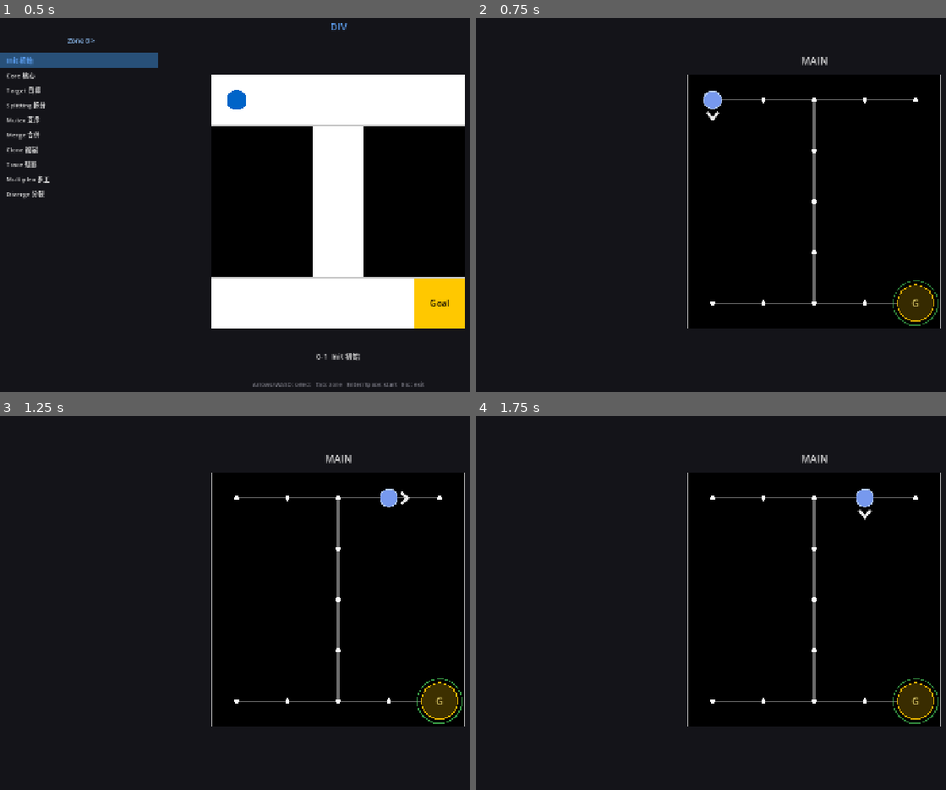
Above: before the commit, frames 1-4 (two rows, left to right).
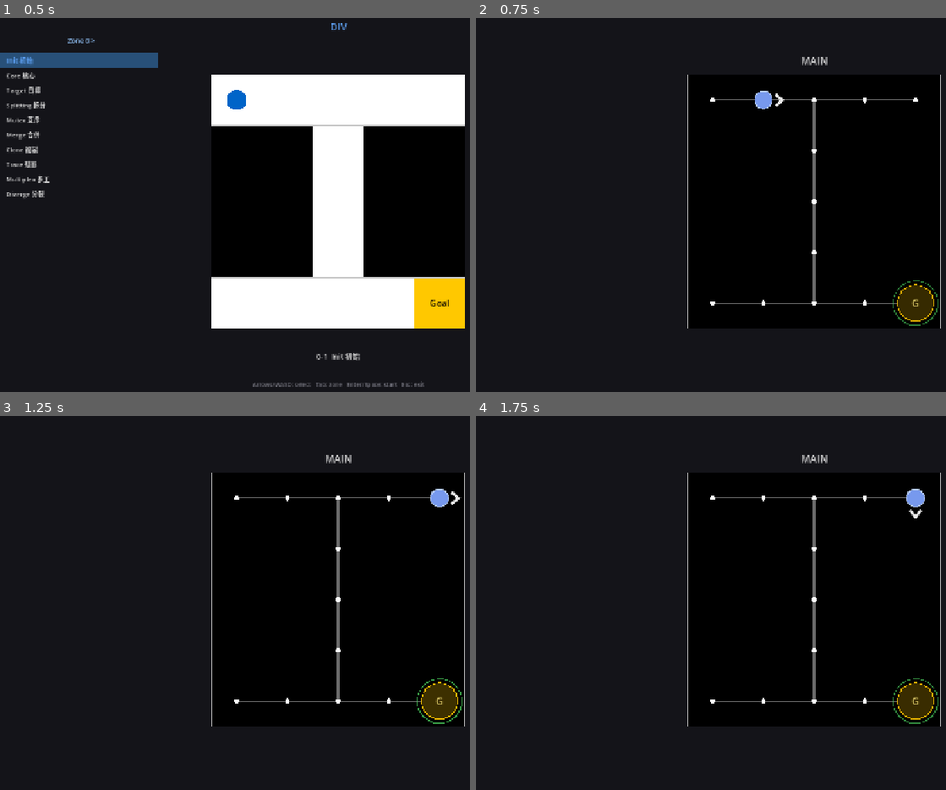
Above: after the commit, the same moments.

Repository: Periodev/DIV
Game: Godot game, scene res://scenes/main.tscn
The game is run twice, just before and just after one commit, with the same random seed, the same clock (stepped at 60 frames per second) and the same inputs.
Inputs:
- Up to frame 1 (0.5 s): no input
- Up to frame 2 (0.75 s): tap Enter at 0.5 s; hold D from 0.53 s (still down); tap R at 0.6 s
- Up to frame 3 (1.25 s): keep holding D; tap Space at 0.77 s; tap V at 0.8 s
- Up to frame 4 (1.75 s): release D at 1.28 s; hold S from 1.28 s (still down); tap V at 1.35 s; tap Space at 1.52 s; tap F at 1.55 s

Frame 1 is identical in both runs. In frame 2, 0.4% of the frame differs, in the area x 48-66%, y 19-28%; in frame 3, 0.4%, in the area x 80-99%, y 19-25%; in frame 4, 0.4%.

Commit message:
feat: F1 level desc overlay, fix garbled hints, hint box key labels
- Add LevelDescOverlay.gd: F1 toggles a styled panel showing level name
  and objective; any key closes it
- Fix corrupted Chinese in GameController.gd (放下/收束/撿取/V分裂/V合併 etc.)
- Speed up held-key repeat: 0.20s → 0.133s (~8 frames)
- Hint boxes: add brackets to all key labels ([V]/[M]/[F]/< [Tab]/[Tab] >)
- Diverge hint text color: dark brown → white when active

Co-Authored-By: Claude Sonnet 4.6 <noreply@anthropic.com>

Diff:
--- a/godot/scripts/GameController.gd
+++ b/godot/scripts/GameController.gd
@@ -91,7 +91,7 @@
 	failed_action_style = "cell"
 	falling_boxes.clear()
 	just_undid = false
-	_check_charge_pickup(main_branch)  # 初始站在充能格直接給 charge
+	_check_charge_pickup(main_branch)  # ?��?站在?�能?�直?�給 charge
 	_save_snapshot()
 
 
@@ -201,7 +201,8 @@
 		return false
 
 	if div_points < 1:
-		return false           # No charge — silent fail
+		_trigger_player_fail_flash(main_branch)
+		return false           # No charge
 
 	div_points -= 1            # Consume one charge
 
@@ -251,24 +252,30 @@
 	if mode == "fetch":
 		var focused_held := focused.get_held_items()
 		var other_held   := other.get_held_items()
-		var total_items  := 0
+		var fetch_uids: Array[int] = _fetch_uids_from_other(focused_held, other_held)
+		# Fetch merge must actually fetch from the other branch; never degrade to normal merge.
+		if fetch_uids.is_empty():
+			_trigger_player_fail_flash(focused)
+			return false
 		var union: Array[int] = focused_held.duplicate()
-		for uid in other_held:
+		for uid in fetch_uids:
 			if not union.has(uid):
 				union.append(uid)
-		total_items = union.size()
+		var total_items: int  = union.size()
 		if total_items > Physics.effective_capacity(focused):
+			_trigger_player_fail_flash(focused)
 			return false
-		merged   = Timeline.merge_fetch(focused, other, union)
+		merged   = Timeline.merge_fetch(focused, other, fetch_uids)
 		log_char = "F"
 	else:
 		merged   = Timeline.merge_normal(focused, other)
 		log_char = "C"
 
 	if _has_player_on_ground_box_after_merge(merged):
+		_trigger_player_fail_flash(focused)
 		return false
 	if not _merge_respects_storage_capacity(merged):
-		_trigger_flash(merged.get_player().pos)
+		_trigger_player_fail_flash(focused)
 		return false
 
 	main_branch   = merged
@@ -301,19 +308,20 @@
 		return false
 	var focused := get_active_branch()
 	var other   := sub_branch if current_focus == 0 else main_branch
-	var f_held  := focused.get_held_items()
-	var o_held  := other.get_held_items()
-	if not f_held.is_empty() or o_held.is_empty():
+	var f_held: Array[int] = focused.get_held_items()
+	var o_held: Array[int] = other.get_held_items()
+	var fetch_uids: Array[int] = _fetch_uids_from_other(f_held, o_held)
+	if fetch_uids.is_empty():
 		return false
 	var union: Array[int] = []
 	for uid in f_held:
 		union.append(uid)
-	for uid in o_held:
+	for uid in fetch_uids:
 		if not union.has(uid):
 			union.append(uid)
 	if union.size() > Physics.effective_capacity(focused):
 		return false
-	var merged := Timeline.merge_fetch(focused, other, union)
+	var merged := Timeline.merge_fetch(focused, other, fetch_uids)
 	if _has_player_on_ground_box_after_merge(merged):
 		return false
 	return _merge_respects_storage_capacity(merged)
@@ -379,7 +387,7 @@
 	else:
 		# Flash if blocked by NO_CARRY
 		if is_holding and active.terrain.get(target_pos, Enums.TerrainType.FLOOR) == Enums.TerrainType.NO_CARRY:
-			_trigger_flash(active.get_player().pos, "player_square")
+			_trigger_player_fail_flash(active)
 		return false
 
 
@@ -399,17 +407,22 @@
 		if on_no_carry and active.get_held_items().is_empty():
 			var front_pos := player_pos + active.get_player().direction
 			if active.find_box_at(front_pos) != null:
-				_trigger_flash(player_pos, "player_circle")
+				_trigger_player_fail_flash(active)
 	return result
 
 
 func handle_drop() -> bool:
 	var active := get_active_branch()
+	var held_count: int = active.get_held_items().size()
+	var front_pos: Vector2i = active.get_player().pos + active.get_player().direction
 	var result := GameLogic.try_drop(active)
 	if result:
 		_log_input("O")
 		_save_snapshot()
 		state_changed.emit()
+	else:
+		if held_count > 0 and Physics.collision_at(front_pos, active) > 0:
+			_trigger_player_fail_flash(active)
 	return result
 
 
@@ -572,6 +585,24 @@
 	failed_action_style = style
 
 
+func _trigger_player_fail_flash(branch: BranchState) -> void:
+	if branch == null:
+		return
+	var player := branch.get_player()
+	if player == null:
+		return
+	var style: String = "player_square" if not branch.get_held_items().is_empty() else "player_circle"
+	_trigger_flash(player.pos, style)
+
+
+func _fetch_uids_from_other(focused_held: Array[int], other_held: Array[int]) -> Array[int]:
+	var result: Array[int] = []
+	for uid in other_held:
+		if not focused_held.has(uid) and not result.has(uid):
+			result.append(uid)
+	return result
+
+
 func _merge_respects_storage_capacity(branch: BranchState) -> bool:
 	var held_count: int = branch.get_held_items().size()
 	var cap: int = Physics.effective_capacity(branch, branch.get_player().pos)
--- a/godot/scripts/GameScene.gd
+++ b/godot/scripts/GameScene.gd
@@ -1,5 +1,5 @@
 # GameScene.gd - Main game scene controller
-# Wires input ??GameController ??PresentationModel ??GameRenderer
+# Wires input → GameController → PresentationModel → GameRenderer
 extends Node2D
 class_name GameScene
 
@@ -12,6 +12,7 @@
 @onready var overlay_backdrop: ColorRect = $UI/OverlayBackdrop
 @onready var overlay_label: Label     = $UI/OverlayLabel
 var hint_overlay: HintOverlay = null
+var _desc_overlay: LevelDescOverlay = null
 
 # ---------------------------------------------------------------------------
 # State
@@ -44,7 +45,7 @@
 const FALL_ANIM_DURATION := 0.25
 
 # Held-key movement (mirrors Python game_window.py on_update + move_cooldown)
-const MOVE_REPEAT_DELAY := 0.20  # seconds between repeats (~6 frames @ 60 fps)
+const MOVE_REPEAT_DELAY := 0.133  # seconds between repeats (~8 frames @ 60 fps)
 var _move_cooldown: float = 0.0
 const DEBUG_VICTORY := true
 
@@ -60,6 +61,7 @@
 
 func _ready() -> void:
 	_ensure_hint_overlay()
+	_ensure_desc_overlay()
 	var gd = _get_game_data()
 	if gd == null:
 		push_error("GameScene: missing /root/GameData autoload")
@@ -108,6 +110,8 @@
 	overlay_backdrop.visible = false
 	overlay_label.visible = false
 	hint_overlay.clear_overlay()
+	if _desc_overlay != null:
+		_desc_overlay.hide_desc()
 	merge_preview_active  = false
 	merge_preview_progress = 0.0
 	_set_peek_floor_mode(false)
@@ -257,6 +261,16 @@
 	var key_event := event as InputEventKey
 	var key: int = key_event.keycode
 
+	# F1: toggle level description overlay (intercepts all other input while open).
+	if _desc_overlay != null and _desc_overlay.visible:
+		if key_event.pressed:
+			_desc_overlay.hide_desc()
+		return
+	if key == KEY_F1:
+		if key_event.pressed and not key_event.echo:
+			_show_level_desc()
+		return
+
 	# Hold C to peek the floor under the front box.
 	if key == KEY_C:
 		if key_event.echo:
@@ -309,10 +323,10 @@
 			_save_selected_level_idx()
 			get_tree().change_scene_to_file("res://scenes/level_select.tscn")
 
-		KEY_BRACKETRIGHT:  # ] ??next level
+		KEY_BRACKETRIGHT:  # ] → next level
 			_start_level(current_level_idx + 1)
 			_save_selected_level_idx()
-		KEY_BRACKETLEFT:   # [ ??previous level
+		KEY_BRACKETLEFT:   # [ → previous level
 			_start_level(current_level_idx - 1)
 			_save_selected_level_idx()
 
@@ -500,6 +514,24 @@
 	add_child(hint_overlay)
 
 
+func _ensure_desc_overlay() -> void:
+	if _desc_overlay != null:
+		return
+	_desc_overlay = LevelDescOverlay.new()
+	_desc_overlay.name = "LevelDescOverlay"
+	$UI.add_child(_desc_overlay)
+
+
+func _show_level_desc() -> void:
+	if _desc_overlay == null or all_levels.is_empty():
+		return
+	var level_dict: Dictionary = all_levels[current_level_idx]
+	_desc_overlay.show_desc(
+		str(level_dict.get("name", "")),
+		str(level_dict.get("objective", ""))
+	)
+
+
 func _set_peek_floor_mode(enabled: bool) -> void:
 	if peek_floor_active == enabled:
 		return
--- a/godot/scripts/HintLayoutBuilder.gd
+++ b/godot/scripts/HintLayoutBuilder.gd
@@ -86,25 +86,14 @@
 static func _build_tab_box(rect: Rect2, active: bool, is_left: bool) -> HintBoxSpec:
 	var box := HintBoxSpec.new()
 	box.id = "tab_left" if is_left else "tab_right"
-	box.text = "Tab"
+	box.text = "< [Tab]" if is_left else "[Tab] >"
 	box.rect = rect
-	box.font_size = 18
+	box.font_size = 14
 	box.bg_color = TAB_ACTIVE_BG if active else TAB_INACTIVE_BG
 	box.border_color = TAB_ACTIVE_BD if active else TAB_INACTIVE_BD
 	box.text_color = TAB_ACTIVE_TX if active else TAB_INACTIVE_TX
-	box.has_arrow = true
-	box.arrow_size = 11
-	box.arrow_dy = 0
-	box.text_center = Vector2(
-		rect.position.x + (46.0 if is_left else 28.0),
-		rect.get_center().y
-	)
-	if is_left:
-		box.arrow_dx = -1
-		box.arrow_pos = Vector2(rect.position.x + 20.0, rect.get_center().y)
-	else:
-		box.arrow_dx = 1
-		box.arrow_pos = Vector2(rect.position.x + rect.size.x - 20.0, rect.get_center().y)
+	box.has_arrow = false
+	box.text_center = rect.get_center()
 	return box
 
 
@@ -117,13 +106,13 @@
 
 	var box := HintBoxSpec.new()
 	box.id = "diverge"
-	box.text = "V Diverge"
+	box.text = "[V] Diverge"
 	box.rect = rect
 	box.text_center = rect.get_center()
 	box.font_size = 16
 	box.bg_color = COLOR_HINT_GREEN if is_active else COLOR_HINT_DARK
 	box.border_color = COLOR_HINT_GREEN_B if is_active else COLOR_HINT_GRAY_B
-	box.text_color = Color8(60, 30, 0) if is_active else COLOR_HINT_TEXT_G
+	box.text_color = Color.WHITE if is_active else COLOR_HINT_TEXT_G
 	return box
 
 
@@ -138,7 +127,7 @@
 
 	var box := HintBoxSpec.new()
 	box.id = "preview"
-	box.text = "M Cancel Preview" if is_active else "M Preview Merge"
+	box.text = "[M] Cancel Preview" if is_active else "[M] Preview Merge"
 	box.rect = rect
 	box.text_center = rect.get_center()
 	box.font_size = 14
@@ -157,7 +146,7 @@
 
 	var box := HintBoxSpec.new()
 	box.id = "merge"
-	box.text = "V Merge"
+	box.text = "[V] Merge"
 	box.rect = rect
 	box.text_center = rect.get_center()
 	box.font_size = 16
@@ -176,7 +165,7 @@
 
 	var box := HintBoxSpec.new()
 	box.id = "fetch"
-	box.text = "F Fetch Merge"
+	box.text = "[F] Fetch Merge"
 	box.rect = rect
 	box.text_center = rect.get_center()
 	box.font_size = 14
--- /dev/null
+++ b/godot/scripts/LevelDescOverlay.gd
@@ -0,0 +1,113 @@
+extends Control
+class_name LevelDescOverlay
+
+# Colors matching the game's visual palette.
+const COLOR_BACKDROP   := Color(0.0,  0.0,  0.0,  0.78)
+const COLOR_PANEL_BG   := Color(0.08, 0.09, 0.12, 0.97)
+const COLOR_PANEL_BD   := Color(0.50, 0.55, 0.65, 1.0)
+const COLOR_TITLE      := Color8(255, 200,  60)   # amber — same family as goal glow
+const COLOR_BODY       := Color8(210, 210, 210)
+const COLOR_FOOTER     := Color8( 90, 130, 160)
+const COLOR_SEP        := Color(0.35, 0.38, 0.45, 1.0)
+
+const PANEL_W          := 520
+const TITLE_SIZE       := 22
+const BODY_SIZE        := 16
+const FOOTER_SIZE      := 13
+
+
+func _ready() -> void:
+	mouse_filter = Control.MOUSE_FILTER_IGNORE
+	set_anchors_and_offsets_preset(Control.PRESET_FULL_RECT)
+	_build_ui()
+	visible = false
+
+
+func show_desc(level_name: String, objective: String) -> void:
+	($Backdrop as ColorRect).color = COLOR_BACKDROP
+	($Center/Panel/VBox/Title as Label).text = level_name
+	var body_text := objective.strip_edges()
+	($Center/Panel/VBox/Body as Label).text = body_text
+	visible = true
+
+
+func hide_desc() -> void:
+	visible = false
+
+
+# ---------------------------------------------------------------------------
+# Private
+# ---------------------------------------------------------------------------
+
+func _build_ui() -> void:
+	# Full-screen backdrop
+	var backdrop := ColorRect.new()
+	backdrop.name = "Backdrop"
+	backdrop.mouse_filter = Control.MOUSE_FILTER_IGNORE
+	backdrop.set_anchors_and_offsets_preset(Control.PRESET_FULL_RECT)
+	add_child(backdrop)
+
+	# CenterContainer so the panel is always screen-centered
+	var center := CenterContainer.new()
+	center.name = "Center"
+	center.mouse_filter = Control.MOUSE_FILTER_IGNORE
+	center.set_anchors_and_offsets_preset(Control.PRESET_FULL_RECT)
+	add_child(center)
+
+	# Panel
+	var panel := PanelContainer.new()
+	panel.name = "Panel"
+	panel.mouse_filter = Control.MOUSE_FILTER_IGNORE
+	panel.custom_minimum_size = Vector2(PANEL_W, 0)
+	var style := StyleBoxFlat.new()
+	style.bg_color = COLOR_PANEL_BG
+	style.border_color = COLOR_PANEL_BD
+	style.set_border_width_all(2)
+	style.corner_radius_top_left    = 6
+	style.corner_radius_top_right   = 6
+	style.corner_radius_bottom_left = 6
+	style.corner_radius_bottom_right = 6
+	style.content_margin_left   = 36
+	style.content_margin_right  = 36
+	style.content_margin_top    = 28
+	style.content_margin_bottom = 28
+	panel.add_theme_stylebox_override("panel", style)
+	center.add_child(panel)
+
+	# VBox inside panel
+	var vbox := VBoxContainer.new()
+	vbox.name = "VBox"
+	vbox.add_theme_constant_override("separation", 14)
+	panel.add_child(vbox)
+
+	# Title
+	var title := Label.new()
+	title.name = "Title"
+	title.horizontal_alignment = HORIZONTAL_ALIGNMENT_CENTER
+	title.add_theme_font_size_override("font_size", TITLE_SIZE)
+	title.add_theme_color_override("font_color", COLOR_TITLE)
+	vbox.add_child(title)
+
+	# Separator
+	var sep := ColorRect.new()
+	sep.name = "Sep"
+	sep.color = COLOR_SEP
+	sep.custom_minimum_size = Vector2(0, 1)
+	vbox.add_child(sep)
+
+	# Body
+	var body := Label.new()
+	body.name = "Body"
+	body.autowrap_mode = TextServer.AUTOWRAP_WORD_SMART
+	body.add_theme_font_size_override("font_size", BODY_SIZE)
+	body.add_theme_color_override("font_color", COLOR_BODY)
+	vbox.add_child(body)
+
+	# Footer
+	var footer := Label.new()
+	footer.name = "Footer"
+	footer.horizontal_alignment = HORIZONTAL_ALIGNMENT_CENTER
+	footer.add_theme_font_size_override("font_size", FOOTER_SIZE)
+	footer.add_theme_color_override("font_color", COLOR_FOOTER)
+	footer.text = "按任意鍵關閉"
+	vbox.add_child(footer)
Not shown, added: godot/scripts/LevelDescOverlay.gd.uid
